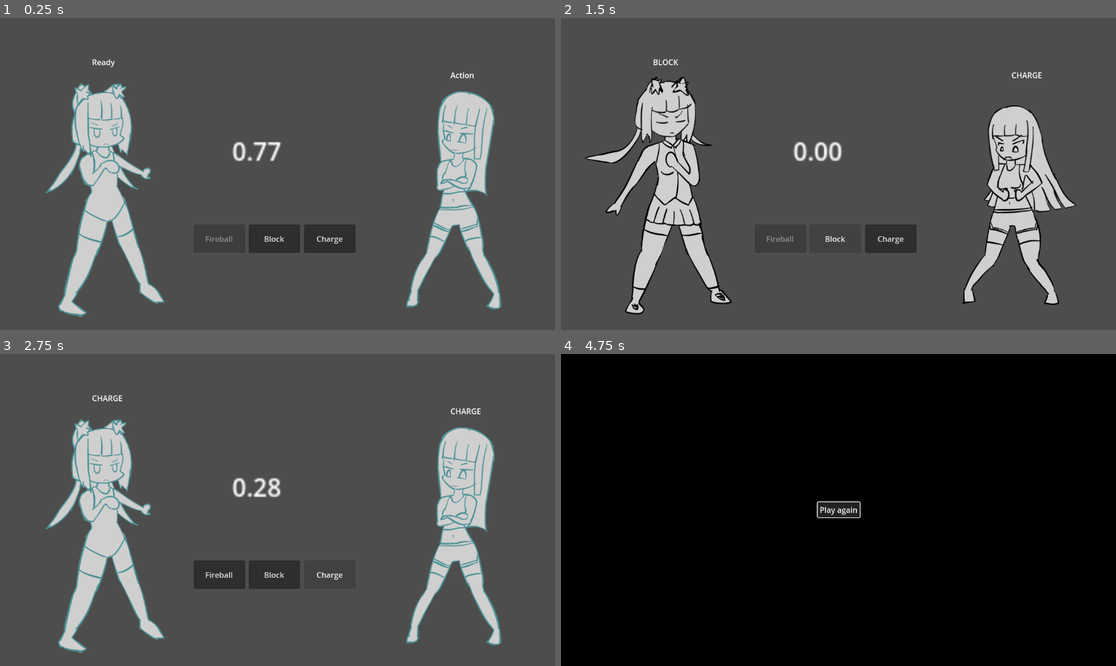
Above: before the commit, frames 1-4 (two rows, left to right).
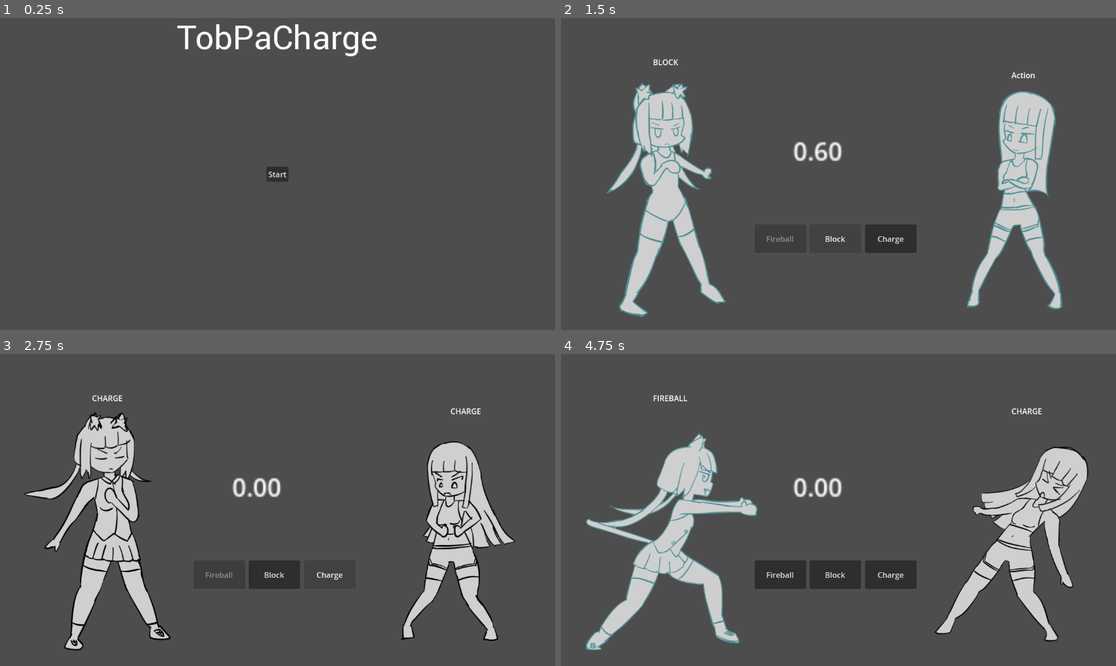
Above: after the commit, the same moments.

Repository: BeatMil/TobPaCharge
Game: Godot game, scene res://scenes/main_menu.tscn
Same seed, same stepped clock (60 frames per second), same inputs: the game is played once before the commit and once after it. Before the commit the project starts from res://scenes/battle.tscn.
Inputs (mouse positions are in pixels of both pictures, inside the frame that each line leads up to):
- Up to frame 1 (0.25 s): no input
- Up to frame 2 (1.5 s): click (838, 174) at 0.5 s, where only the run after the commit has a clickable "Start"; click "Block" at 1.25 s
- Up to frame 3 (2.75 s): click "Charge" at 2 s
- Up to frame 4 (4.75 s): click (783, 575) at 2.75 s, where only the run before the commit has a clickable "Fireball"; click "Fireball" at 3.5 s; click (838, 510) at 4.25 s, where only the run before the commit has a clickable "Play again"

The runs differ from the first frame. In frame 1, 14% of the frame differs, in the area x 8-91%, y 2-96%; in frame 2, 9.6%; in frame 3, 9.7%; in frame 4, 100%, in the area x 0-100%, y 0-100%.

Commit message:
Add main_menu.tscn
Things added
main_menu.tscn
Roboto-Regular font

Diff:
--- /dev/null
+++ b/MainMenu.gd
@@ -0,0 +1,5 @@
+extends Control
+
+
+func _on_button_pressed():
+	SceneTransition.change_scene("res://scenes/battle.tscn")
--- a/project.godot
+++ b/project.godot
@@ -11,7 +11,7 @@
 [application]
 
 config/name="TobPaCharge"
-run/main_scene="res://scenes/battle.tscn"
+run/main_scene="res://scenes/main_menu.tscn"
 config/features=PackedStringArray("4.2", "Forward Plus")
 config/icon="res://media/TobPaCharge_icon.png"
 
--- /dev/null
+++ b/scenes/main_menu.tscn
@@ -0,0 +1,43 @@
+[gd_scene load_steps=3 format=3 uid="uid://cc85xyg2whm6b"]
+
+[ext_resource type="Script" path="res://MainMenu.gd" id="1_bdtlp"]
+[ext_resource type="FontFile" uid="uid://dvjq4m431o2pu" path="res://fonts/Code Vein Fonts/Roboto-Regular.ttf" id="2_7agid"]
+
+[node name="MainMenu" type="Control"]
+layout_mode = 3
+anchors_preset = 15
+anchor_right = 1.0
+anchor_bottom = 1.0
+grow_horizontal = 2
+grow_vertical = 2
+script = ExtResource("1_bdtlp")
+
+[node name="Label" type="Label" parent="."]
+layout_mode = 1
+anchors_preset = 5
+anchor_left = 0.5
+anchor_right = 0.5
+offset_left = -51.5
+offset_right = 51.5
+offset_bottom = 23.0
+grow_horizontal = 2
+theme_override_fonts/font = ExtResource("2_7agid")
+theme_override_font_sizes/font_size = 69
+text = "TobPaCharge"
+
+[node name="Button" type="Button" parent="."]
+layout_mode = 1
+anchors_preset = 8
+anchor_left = 0.5
+anchor_top = 0.5
+anchor_right = 0.5
+anchor_bottom = 0.5
+offset_left = -4.0
+offset_top = -4.0
+offset_right = 4.0
+offset_bottom = 4.0
+grow_horizontal = 2
+grow_vertical = 2
+text = "Start"
+
+[connection signal="pressed" from="Button" to="." method="_on_button_pressed"]
Binary file added: fonts/Code Vein Fonts/Roboto-Regular.ttf
Not shown, added: fonts/Code Vein Fonts/Roboto.tps
